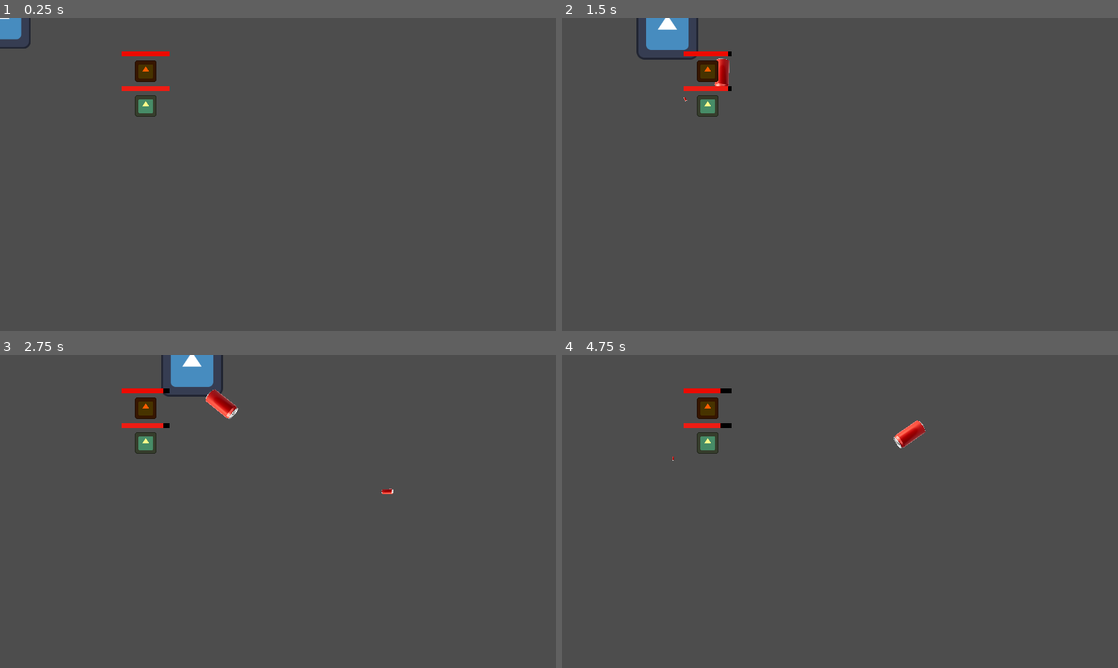
Above: before the commit, frames 1-4 (two rows, left to right).
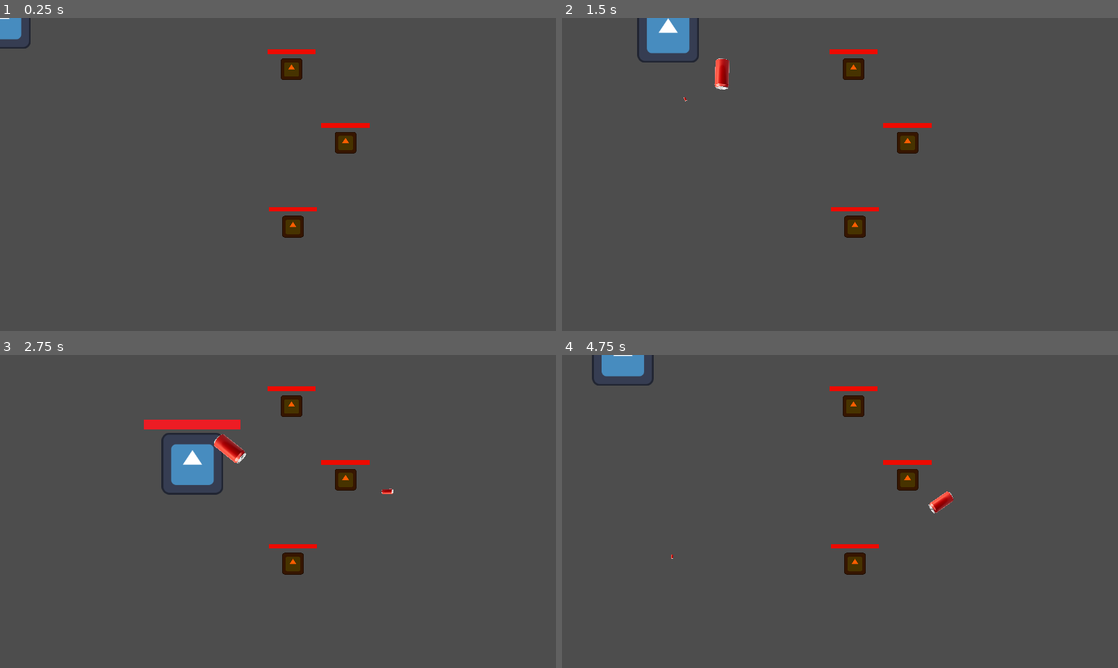
Above: after the commit, the same moments.

Repository: BobWizardLad/mech-command
Game: Godot game, scene res://game_scene.tscn
The game is run twice, just before and just after one commit, with the same random seed, the same clock (stepped at 60 frames per second) and the same inputs. The engine's default icon, where the game draws it, is replaced by a stand-in: a white triangle on a blue panel in a dark square.
Inputs (mouse positions are in pixels of both pictures, inside the frame that each line leads up to):
- Up to frame 1 (0.25 s): no input
- Up to frame 2 (1.5 s): tap Enter at 0.5 s; move the mouse to (962, 158) at 0.52 s; hold D (player_right) 0.53-1.28 s; tap Middle mouse button (flare) at 0.6 s; move the mouse to (728, 190) at 1.27 s; hold S (player_down) from 1.28 s (still down); click (728, 190) at 1.35 s
- Up to frame 3 (2.75 s): move the mouse to (333, 442) at 2.02 s; release S (player_down) at 2.03 s; hold D (player_right) from 2.03 s (still down); tap Middle mouse button (flare) at 2.1 s
- Up to frame 4 (4.75 s): move the mouse to (812, 574) at 2.77 s; release D (player_right) at 2.78 s; hold W (player_up) 2.78-3.53 s; click (812, 574) at 2.85 s; move the mouse to (1006, 558) at 3.52 s; hold A (player_left) from 3.53 s (still down); tap Middle mouse button (flare) at 3.6 s; move the mouse to (673, 464) at 4.27 s; click (673, 464) at 4.35 s

The runs differ from the first frame. In frame 1, 2.0% of the frame differs, in the area x 21-67%, y 10-71%; in frame 2, 2.4%; in frame 3, 5.2%, in the area x 21-67%, y 0-71%; in frame 4, 3.1%.

Commit message:
:Construction: Changes
We keep on waiting, Keep on waiting for the world to change.

Diff:
--- a/Mech-command/Bot.gd
+++ b/Mech-command/Bot.gd
@@ -4,6 +4,7 @@
 @export var SPEED: float = 200.0
 
 @onready var NAV_AGENT: NavigationAgent2D = $NavAgent
+@onready var HEALTH: Health = $Health
 
 var nav_target: Vector2
 
@@ -15,3 +16,7 @@
 func path_to_command(target: Vector2) -> CharacterBody2D:
 	NAV_AGENT.target_position = target
 	return self
+
+func on_been_attacked():
+	print("OW")
+	pass
--- a/Mech-command/bot.tscn
+++ b/Mech-command/bot.tscn
@@ -1,10 +1,13 @@
-[gd_scene load_steps=5 format=3 uid="uid://c2meogwhywnf0"]
+[gd_scene load_steps=6 format=3 uid="uid://c2meogwhywnf0"]
 
 [ext_resource type="Script" path="res://Bot.gd" id="1_6vydx"]
 [ext_resource type="Texture2D" uid="uid://dgqeeste88vb" path="res://icon.svg" id="2_u8qqd"]
 [ext_resource type="PackedScene" uid="uid://chv4pscsdl4ov" path="res://health.tscn" id="3_orwth"]
 
 [sub_resource type="RectangleShape2D" id="RectangleShape2D_syem7"]
+size = Vector2(46, 46)
+
+[sub_resource type="RectangleShape2D" id="RectangleShape2D_qi7pa"]
 size = Vector2(46, 46)
 
 [node name="Bot" type="CharacterBody2D"]
@@ -16,10 +19,19 @@
 scale = Vector2(0.35, 0.35)
 texture = ExtResource("2_u8qqd")
 
-[node name="CollisionShape2D" type="CollisionShape2D" parent="."]
+[node name="PhysCollider" type="CollisionShape2D" parent="."]
 shape = SubResource("RectangleShape2D_syem7")
 
 [node name="Health" parent="." instance=ExtResource("3_orwth")]
 position = Vector2(0, -36)
 scale = Vector2(0.5, 0.5)
 HEALTH_MAX = 1200.0
+
+[node name="Hitbox" type="Area2D" parent="."]
+collision_layer = 2
+collision_mask = 2
+
+[node name="HitboxCollider" type="CollisionShape2D" parent="Hitbox"]
+shape = SubResource("RectangleShape2D_qi7pa")
+
+[connection signal="area_entered" from="Hitbox" to="." method="on_been_attacked"]
--- a/Mech-command/chain_bullet.tscn
+++ b/Mech-command/chain_bullet.tscn
@@ -8,7 +8,7 @@
 height = 10.0
 
 [node name="ChainBullet" type="CharacterBody2D"]
-collision_layer = 0
+collision_layer = 2
 collision_mask = 2
 script = ExtResource("1_ffvbf")
 
--- a/Mech-command/game_scene.tscn
+++ b/Mech-command/game_scene.tscn
@@ -11,12 +11,16 @@
 
 [node name="Allies" type="Node" parent="."]
 
-[node name="Bot2" parent="Allies" instance=ExtResource("3_lv8kf")]
-modulate = Color(1, 1, 0.541176, 1)
-position = Vector2(302, 182)
-
 [node name="Enemies" type="Node" parent="."]
 
 [node name="Bot" parent="Enemies" instance=ExtResource("3_lv8kf")]
 modulate = Color(1, 0.364706, 0, 1)
-position = Vector2(302, 110)
+position = Vector2(716, 258)
+
+[node name="Bot2" parent="Enemies" instance=ExtResource("3_lv8kf")]
+modulate = Color(1, 0.364706, 0, 1)
+position = Vector2(604, 106)
+
+[node name="Bot3" parent="Enemies" instance=ExtResource("3_lv8kf")]
+modulate = Color(1, 0.364706, 0, 1)
+position = Vector2(607, 432)
--- a/Mech-command/health.gd
+++ b/Mech-command/health.gd
@@ -1,4 +1,5 @@
 extends Node2D
+class_name Health
 
 @export var HEALTH_MAX: float
 
@@ -14,6 +15,9 @@
 func _process(delta):
 	HEALTH_BAR.value = current_health
 
-	current_health -= 1
 	if current_health <= 0:
 		get_parent().queue_free()
+
+func take_damage(damage: float) -> float:
+	current_health -= damage
+	return current_health
--- a/Mech-command/project.godot
+++ b/Mech-command/project.godot
@@ -54,6 +54,12 @@
 ]
 }
 
+[layer_names]
+
+2d_render/layer_2="Can_Be_Shot"
+2d_physics/layer_1="PhysicsCollide"
+2d_physics/layer_2="Shooting"
+
 [rendering]
 
 renderer/rendering_method="gl_compatibility"
